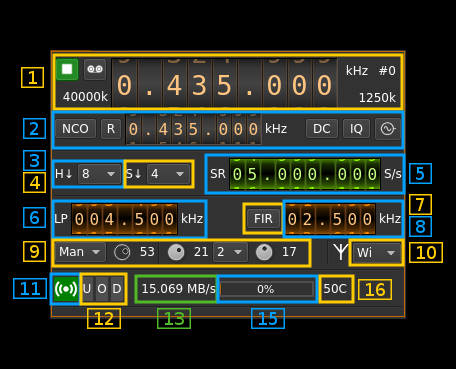
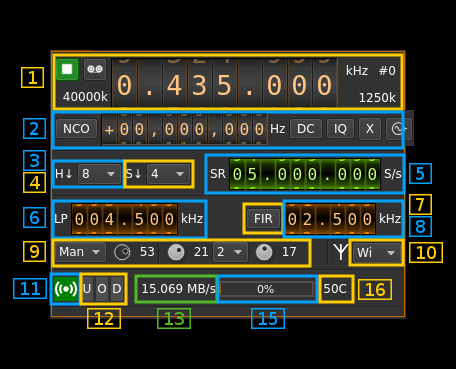
The second 456 x 369 image is a revision of the first. Changes to its layers:
renamed "Patch_04" to "Clipboard", painted on it over (54, 110, 414, 146)
